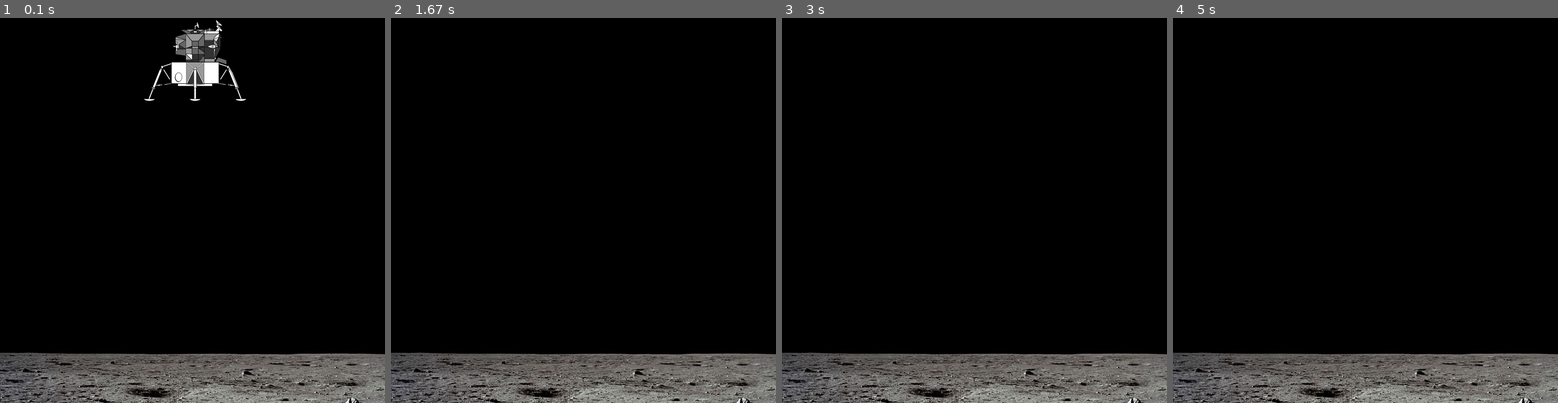
Above: before the commit, frames 1-4 (left to right).
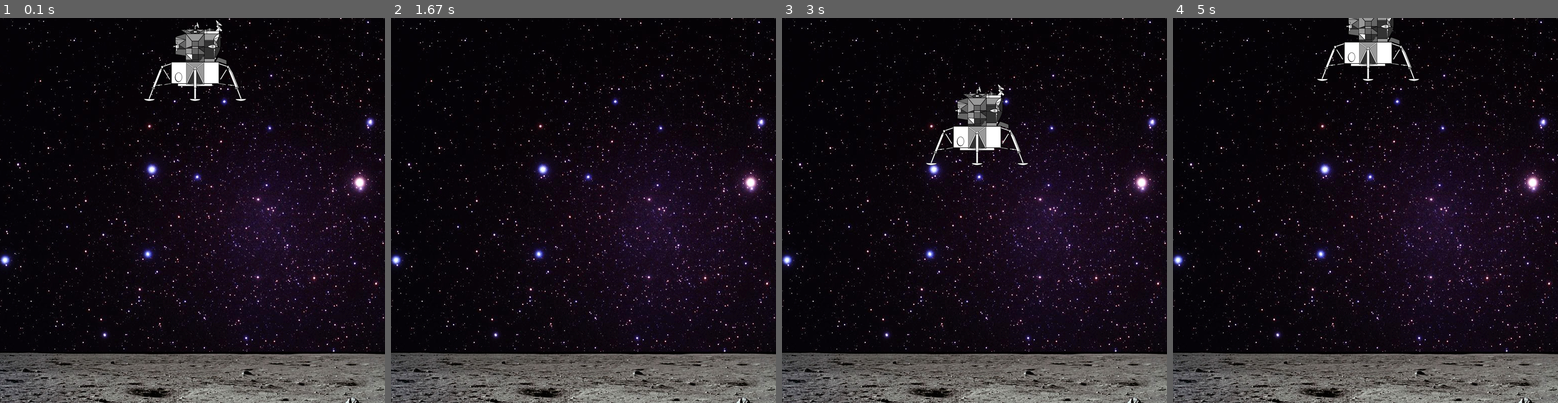
Above: after the commit, the same moments.

Repository: StevePaget/Pygame_Functions
Game: pygame game, started from demos/Moon Lander (Sprites demo).py
The game is run twice, just before and just after one commit, with the same random seed, the same clock (stepped at 60 frames per second) and the same inputs.
Inputs:
- Up to frame 1 (0.1 s): no input
- Up to frame 2 (1.67 s): hold Up 0.33-0.8 s
- Up to frame 3 (3 s): hold Up from 2.7 s (still down)
- Up to frame 4 (5 s): release Up at 3 s; hold Up 3.03-3.4 s; hold Up from 4.9 s (still down)

The runs differ from the first frame. In frame 1, 16% of the frame differs, in the area x 0-100%, y 0-87%; in frame 2, 17%; in frame 3, 18%; in frame 4, 18%.

Commit message:
added new files

Diff:
--- a/demos/Moon Lander (Sprites demo).py
+++ b/demos/Moon Lander (Sprites demo).py
@@ -1,6 +1,7 @@
 from pygame_functions import *
 
 screenSize(750,750)
+setBackgroundImage("images/stars.png")
 
 
 surface = makeSprite("images/moonSurface.jpg")  # create the sprite object
@@ -26,6 +27,6 @@
     if keyPressed("up"):        # check the Wiki for a list of keys that are recognised
         yspeed = -20            # add some upward thrust
 
-    pause(30)                   # This pause also includes checking for Esc press (which quits)
+    tick(30)
 
 endWait()
--- /dev/null
+++ b/demos/RocketDemo2.py
@@ -0,0 +1,69 @@
+from pygame_functions import *
+import math
+
+screenSize(1000, 750)
+setBackgroundImage("images/stars.png")
+
+rocket = makeSprite("images/rocket1.png")
+addSpriteImage(rocket,"images/rocket2a.png")
+addSpriteImage(rocket,"images/rocket2b.png")
+
+thrustSound = makeSound("sounds/Rocket-SoundBible.wav")
+
+
+xPos = 500
+yPos = 320
+xSpeed = 0
+ySpeed = 0
+angle=0
+thrustAmount = 0.5
+moveSprite(rocket, xPos, yPos,True)
+showSprite(rocket)
+thrustFrame = 1
+nextframe = clock()
+
+while True:
+    if keyPressed("left"):
+        angle = angle - 5
+
+        rotateSprite(rocket,angle)
+
+    elif keyPressed("right"):
+        angle = angle +5
+        rotateSprite(rocket,angle)
+
+    if keyPressed("up"):
+        if clock() > nextframe:
+            nextframe = clock() + 200
+            if thrustFrame == 1:
+                changeSpriteImage(rocket,1)
+                thrustFrame=2
+            else:
+                changeSpriteImage(rocket,2)
+                thrustFrame=1
+        # use Trigonometry to convert the thrust into 2 components, x and y
+        xSpeed += math.sin(math.radians(angle)) * thrustAmount
+        ySpeed -= math.cos(math.radians(angle)) * thrustAmount
+        playSound(thrustSound)
+
+    else:
+        changeSpriteImage(rocket,0)
+        stopSound(thrustSound)
+
+    xPos += xSpeed
+    if xPos > 1000:
+        xPos = 0
+    elif xPos < 0:
+        xPos = 1000
+
+    yPos += ySpeed
+    if yPos > 750:
+        yPos = 0
+    elif yPos < 0:
+        yPos = 750
+
+    moveSprite(rocket, xPos, yPos,True)
+
+    tick(30)
+
+endWait()
--- a/pygame_functions.py
+++ b/pygame_functions.py
@@ -75,8 +75,12 @@
     def addImage(self, filename):
         self.images.append(loadImage(filename))
 
-    def move(self,xpos,ypos):
-        self.rect.topleft = [xpos,ypos]
+    def move(self,xpos,ypos,centre=False):
+        if centre:
+            self.rect.center = [xpos,ypos]
+        else:
+            self.rect.topleft = [xpos,ypos]
+
 
     def changeImage(self, index):
         self.currentImage = index
@@ -145,8 +149,11 @@
         self.image.blit(newSurface,[10,10])
         updateDisplay()
 
-    def move(self,xpos,ypos):
-        self.rect.topleft = [xpos,ypos]
+    def move(self,xpos,ypos,centre=False):
+        if centre:
+            self.rect.topleft = [xpos,ypos]
+        else:
+            self.rect.center = [xpos,ypos]
 
     def clear(self):
         self.image.fill((255,255,255))
@@ -219,8 +226,8 @@
     bgSurface = screen.copy()
     pygame.display.update()
 
-def moveSprite(sprite,x,y):
-    sprite.move(x,y)
+def moveSprite(sprite,x,y, centre=False):
+    sprite.move(x,y,centre)
     updateDisplay()
 
 def rotateSprite(sprite,angle):
@@ -346,6 +353,7 @@
 def makeSound(filename):
     pygame.mixer.init()
     thissound = pygame.mixer.Sound(filename)
+
     return thissound
 
 def playSound(sound,loops=0):
Binary file changed: demos/images/rocket1.png
Binary file changed: demos/images/rocket2a.png
Binary file changed: demos/images/rocket2b.png
Binary file added: demos/images/rockettest.png
Not shown, added: demos/sounds/Rocket-SoundBible.wav
